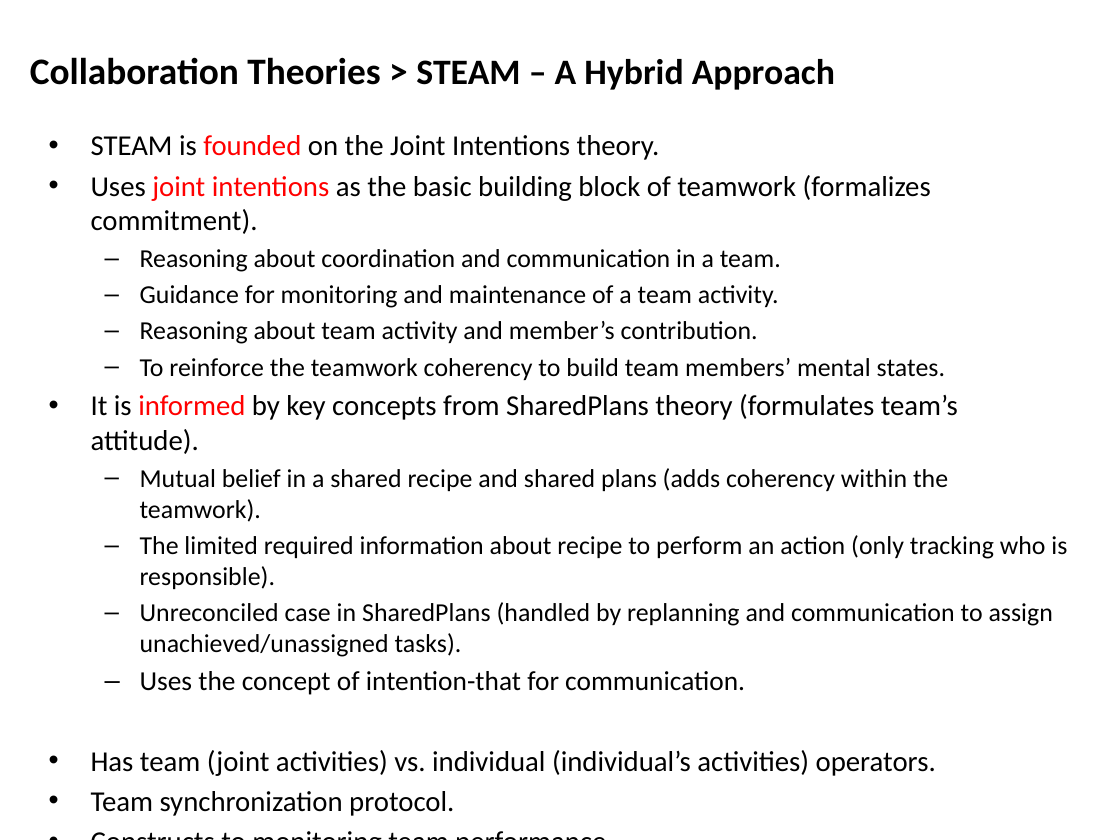
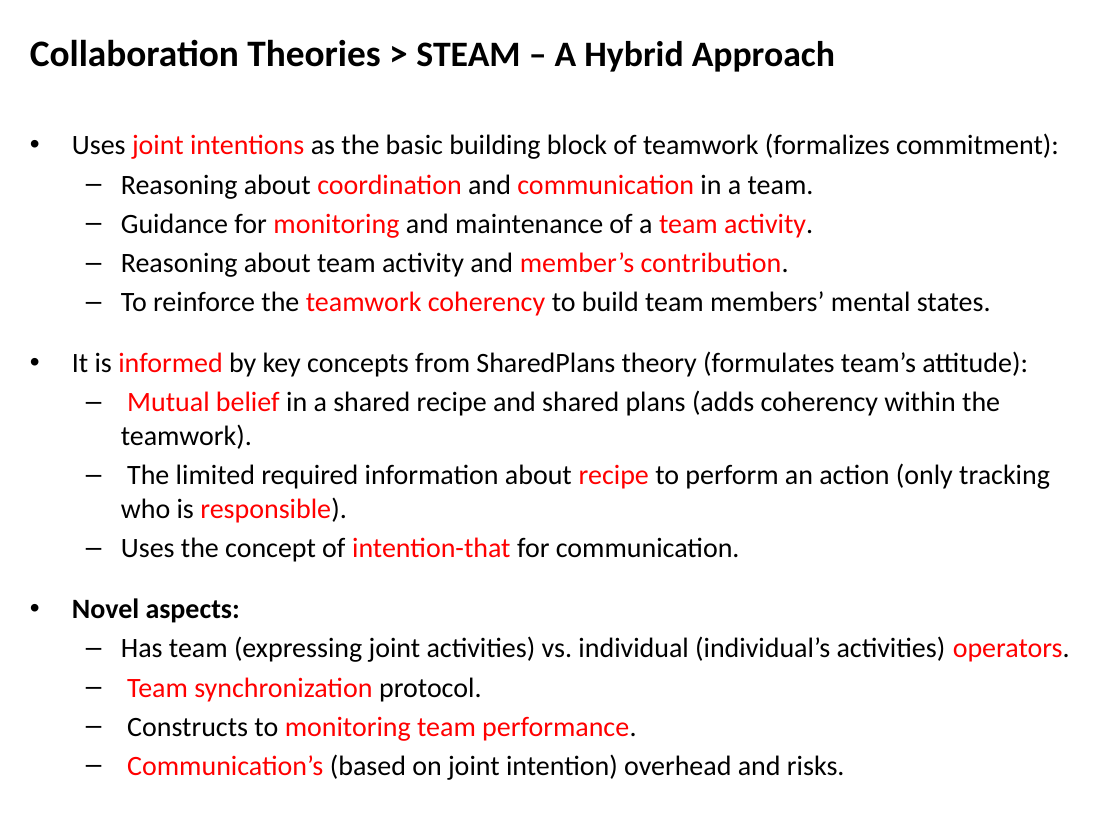
Before and after one commit to mshayganfar/CompExam1, a slide deck: slide 8 of presentation/PhD-comprehensive-exam-2.pptx (slide 9 before the commit). Drawn at 1120x840 pixels with LibreOffice and Linux fonts; fonts in the diff are those of the drawing. Boxes give left, top, right and bottom in pixels: in the first picture for what was removed or moved away, otherwise in the second. Text is boxed around its words. In the diff, an @@ line names an element or a change of style, - is before the commit and + after.

```diff
--- a/presentation/PhD-comprehensive-exam-2.pptx
+++ b/presentation/PhD-comprehensive-exam-2.pptx
@@ text "Collaboration Theories > STEAM – ...": place and size @@
-text "Collaboration Theories > STEAM – ..." at (30,57,835,90)
+text "Collaboration Theories > STEAM – ..." at (30,39,835,72)
@@ text "Uses joint intentions as the ...": place and size @@
-text "Uses joint intentions as the ..." at (91,135,1067,816)
+text "Uses joint intentions as the ..." at (72,133,1070,780)
@@ text at (72,133,1059,159): text changed; size 18.5 to 18 pt @@
-• STEAM is founded on the Joint Intentions theory.
-• Uses joint intentions as the basic building block of teamwork (formalizes commitment).
+• Uses joint intentions as the basic building block of teamwork (formalizes commitment):
@@ text at (121,174,1050,741): size 16.6 to 18 pt in "Reasoning about coordination and communication in a ...", "Guidance for monitoring and maintenance of a ...", "Reasoning about team activity and member’s contribution.", "To reinforce the teamwork coherency to build ..." and 2 more places; text colour #000000 to #FF0000 in "coordination communication", "monitoring team activity.", "member’s contribution.", "teamwork coherency" and 5 more places; size 17.6 to 18 pt in "Uses the concept of intention-that for communication."; size 18.5 to 18 pt in "Team synchronization protocol.", "Constructs to monitoring team performance."; bullet • to –; list level 1 to 2 in "Team synchronization protocol."; list level 1 to 2 in "Constructs to monitoring team performance." @@
@@ text at (72,351,1028,377): text changed; size 18.5 to 18 pt @@
-• It is informed by key concepts from SharedPlans theory (formulates team’s attitude).
+• It is informed by key concepts from SharedPlans theory (formulates team’s attitude):
@@ text at (72,598,1070,662): text changed; size 18.5 to 18 pt @@
-• Has team (joint activities) vs. individual (individual’s activities) operators.
+• Novel aspects:
+  – Has team (expressing joint activities) vs. individual (individual’s activities) operators.
@@ text at (140,602,1053,657): paragraph removed @@
-  – Unreconciled case in SharedPlans (handled by replanning and communication to assign unachieved/unassigned tasks).
@@ text at (127,754,845,780): text changed; size 18.5 to 18 pt @@
-• Communication overhead and risks.
+  – Communication’s (based on joint intention) overhead and risks.
```
Also in this commit, not shown: 7 other slides changed, 1 slide removed.
